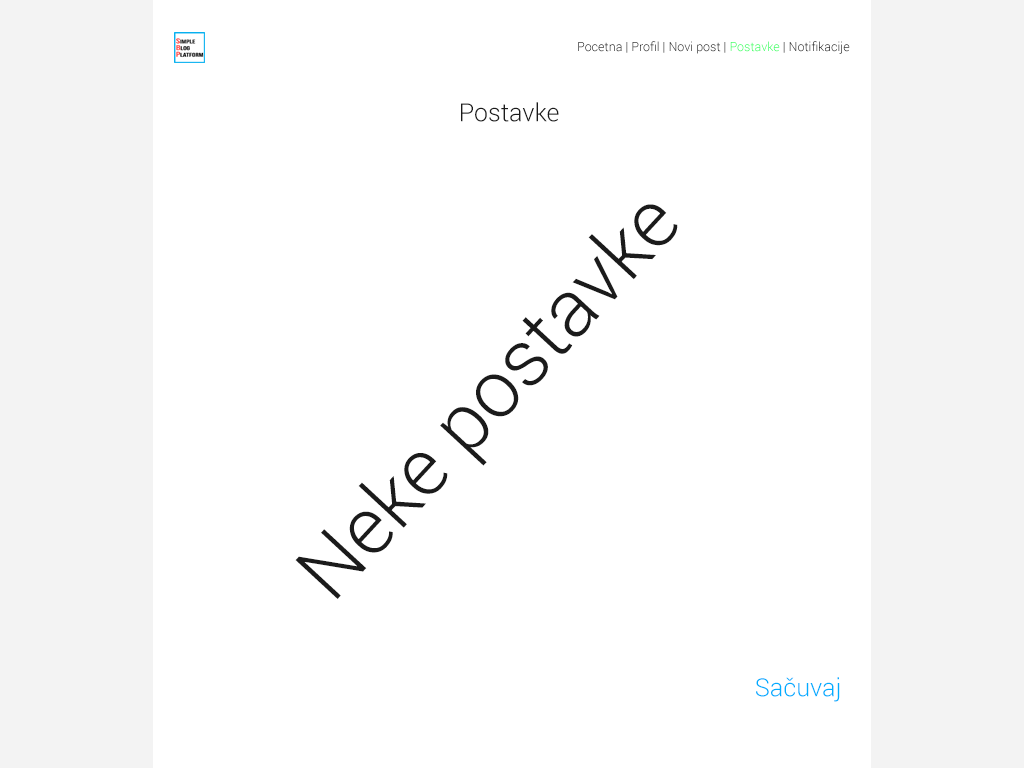
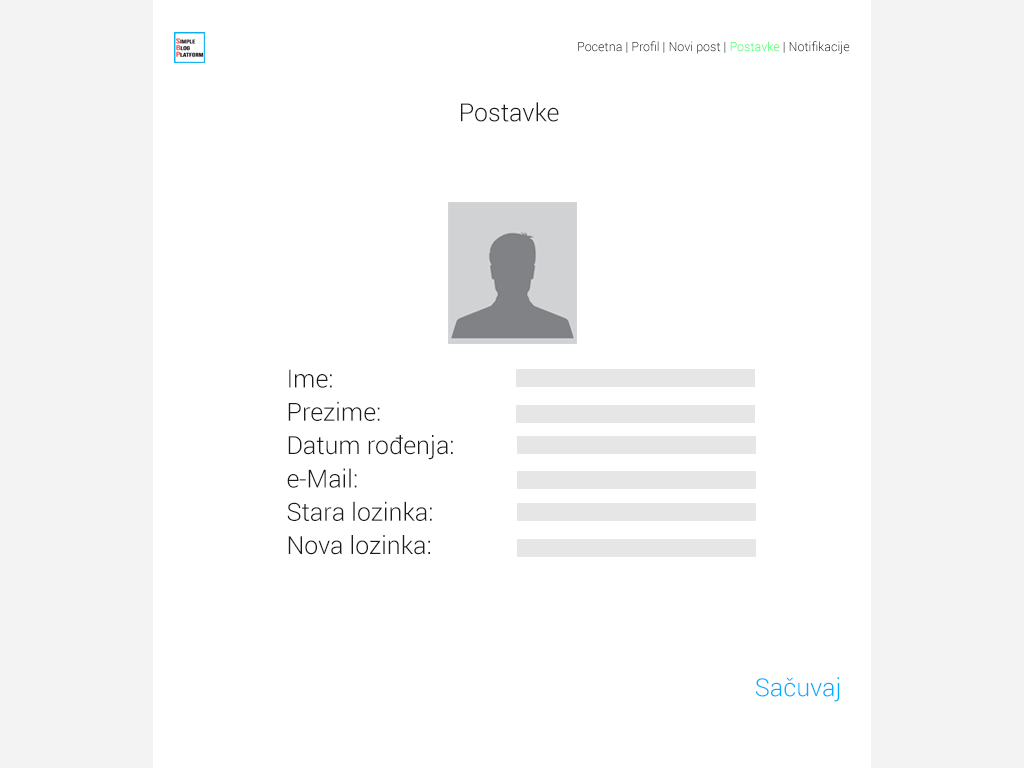
Two versions of the same layered image (1024x768). Layer-by-layer changes:
added layer "avatar" above "nazivRec copy 3" over (x1=448, y1=202, x2=577, y2=344)
added layer "nazivRec copy 3" above "nazivRec copy 5" over (x1=517, y1=471, x2=756, y2=489)
added layer "nazivRec copy 5" above "nazivRec copy 4" over (x1=517, y1=539, x2=756, y2=557)
added layer "nazivRec copy 4" above "nazivRec copy 2" over (x1=517, y1=503, x2=756, y2=521)
added layer "nazivRec copy 2" above "nazivRec copy" over (x1=517, y1=436, x2=756, y2=454)
added layer "nazivRec copy" above "nazivRec" over (x1=516, y1=405, x2=755, y2=423)
added layer "nazivRec" above "Ime: Prezime: Datum rođenja: e-Mail: Stara lozin" over (x1=516, y1=369, x2=755, y2=387)
renamed "Neke postavke" to "Ime: Prezime: Datum rođenja: e-Mail: Stara lozin", painted on it over (x1=287, y1=204, x2=678, y2=599)
